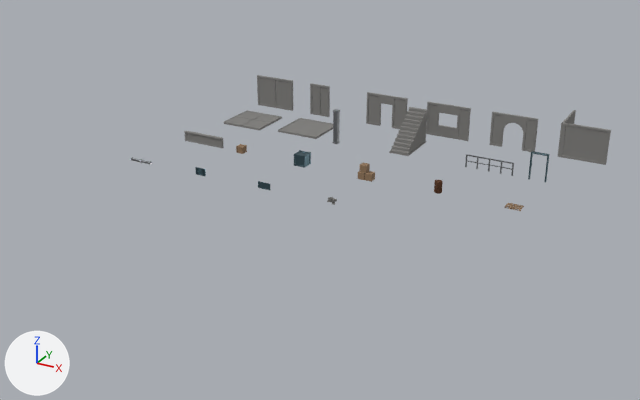
An edit to the Blender file source/ModKit.blend, drawn before and after from the same camera.
One viewpoint serves both versions: a camera (50 mm lens) standing at (46.3, -71.3, 26.8) and looking at (15.4, -15.2, -1.3). Every picture has the same lights, and +X, +Y and +Z are marked at lower left. The picture after the commit comes second.

The first picture shows 'SM_Barrel', 'SM_Ceiling_4m', 'SM_Crate_Large', 'SM_Crate_Small', 'SM_Crate_Stack', 'SM_Floor_4m', 'SM_Pallet', 'SM_Pipe_2m', 'SM_Rubble_Pile', 'SM_Sign_Wall', 'SM_Stairs_4m', 'SM_Vent_Wall', 'SM_Wall_Arch_4m', 'SM_Wall_Corner_4m', 'SM_Wall_Doorway_4m', 'SM_Wall_Half_2m', 'SM_Wall_Straight_4m', 'SM_Wall_Window_4m' and 4 more.
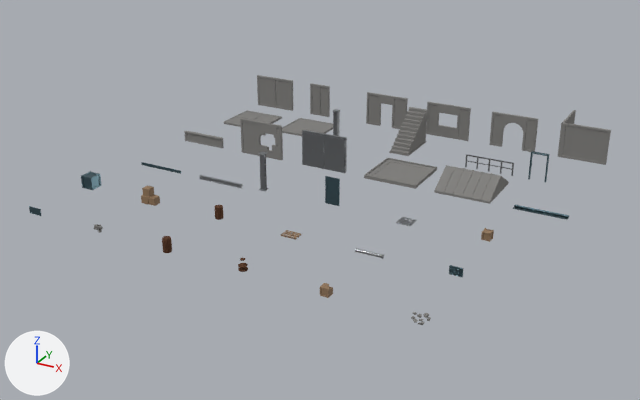
Boxes (x1, y1, x2, y2) around the edits, measured in the pictures (640 x 400 px):
'SM_Roof_Pitched_4m', added
    after: (434, 165, 509, 204)
'SM_Wall_Reinforced_4m', added
    after: (302, 130, 347, 173)
'SM_Roof_Flat_4m', added
    after: (364, 158, 437, 189)
'SM_Wall_Damaged_4m', added
    after: (240, 118, 283, 160)
'SM_Crate_Large', moved
    before: (294, 150, 311, 168)
    after: (81, 171, 101, 190)
'SM_Crate_Stack', moved
    before: (358, 162, 375, 182)
    after: (141, 185, 160, 206)
'SM_Door_Panel', added (cyan)
    after: (325, 176, 340, 206)
'SM_Roof_Ridge_4m', added
    after: (513, 205, 569, 220)
'SM_Support_Column_3m', added
    after: (258, 151, 269, 191)
'SM_Barrel', moved
    before: (434, 180, 443, 194)
    after: (214, 205, 224, 220)
'SM_Crate_Small', moved
    before: (236, 144, 247, 154)
    after: (481, 228, 494, 242)
'SM_Vent_Wall', moved
    before: (195, 167, 206, 176)
    after: (449, 265, 464, 277)
'SM_Pallet', moved
    before: (505, 203, 524, 211)
    after: (281, 230, 302, 240)
'SM_Beam_4m', added
    after: (200, 175, 243, 189)
'SM_Pipe_2m', moved
    before: (131, 157, 152, 165)
    after: (355, 248, 384, 259)
'SM_Sign_Wall', moved
    before: (258, 181, 270, 190)
    after: (29, 206, 41, 216)
'SM_Crate_Broken', added
    after: (320, 283, 333, 298)
'SM_Barrel_Open', added
    after: (162, 236, 172, 253)
'SM_Floor_Hatch', added
    after: (396, 217, 417, 226)
'SM_Roof_Trim_4m', added
    after: (142, 162, 181, 174)
'SM_Debris_Scatter', added
    after: (411, 312, 431, 325)
'SM_Rubble_Pile', moved
    before: (327, 197, 337, 205)
    after: (94, 224, 103, 233)
'SM_Barrel_Dented', added
    after: (238, 258, 248, 272)

What changed in the scene script:
```text
Change ob_sm_crate_small:
    ob_sm_crate_small.location: (6.0, -12.0, 0.0) -> (30.0, -18.0, 0.0)
Change ob_sm_crate_large:
    ob_sm_crate_large.location: (12.0, -12.0, 0.0) -> (0.0, -24.0, 0.0)
Change ob_sm_crate_stack:
    ob_sm_crate_stack.location: (18.0, -12.0, 0.0) -> (6.0, -24.0, 0.0)
Change ob_sm_barrel:
    ob_sm_barrel.location: (24.0, -12.0, 0.0) -> (12.0, -24.0, 0.0)
Change ob_sm_pallet:
    ob_sm_pallet.location: (30.0, -12.0, 0.0) -> (18.0, -24.0, 0.0)
Change ob_sm_pipe_2m:
    ob_sm_pipe_2m.location: (0.0, -18.0, 0.0) -> (24.0, -24.0, 0.0)
Change ob_sm_vent_wall:
    ob_sm_vent_wall.location: (6.0, -18.0, 0.0) -> (30.0, -24.0, 0.0)
Change ob_sm_sign_wall:
    ob_sm_sign_wall.location: (12.0, -18.0, 0.0) -> (0.0, -30.0, 0.0)
Change ob_sm_rubble_pile:
    ob_sm_rubble_pile.location: (18.0, -18.0, 0.0) -> (6.0, -30.0, 0.0)
Add ob_sm_floor_hatch:
    ob_sm_floor_hatch = bpy.data.objects.new('SM_Floor_Hatch', me_sm_floor_hatch)  # 504 vertices, 460 faces; spans x -0.55..0.55, y -0.55..0.55, z -0.07..0.02; in mat_m_steel (grey #979a9e)
    ob_sm_floor_hatch.location = (24.0, -18.0, 0.0)
Add ob_sm_door_panel:
    ob_sm_door_panel = bpy.data.objects.new('SM_Door_Panel', me_sm_door_panel)  # 562 vertices, 515 faces; spans x -0.6..0.58, y -0.05..0.05, z 0.0..2.17; in mat_m_paintedmetal (cyan #5c767f)
    ob_sm_door_panel.location = (18.0, -18.0, 0.0)
Add ob_sm_support_column_3m:
    ob_sm_support_column_3m = bpy.data.objects.new('SM_Support_Column_3m', me_sm_support_column_3m)  # 952 vertices, 826 faces; spans x -0.28..0.28, y -0.28..0.28, z 0.0..3.0; in mat_m_steel (grey #979a9e)
    ob_sm_support_column_3m.location = (12.0, -18.0, 0.0)
Add ob_sm_beam_4m:
    ob_sm_beam_4m = bpy.data.objects.new('SM_Beam_4m', me_sm_beam_4m)  # 342 vertices, 293 faces; spans x 0.0..4.0, y -0.1..0.1, z -0.32..0.02; in mat_m_steel (grey #979a9e)
    ob_sm_beam_4m.location = (6.0, -18.0, 0.0)
Add ob_sm_roof_trim_4m:
    ob_sm_roof_trim_4m = bpy.data.objects.new('SM_Roof_Trim_4m', me_sm_roof_trim_4m)  # 568 vertices, 506 faces; spans x 0.0..4.0, y 0.0..0.16, z -0.26..0.0; in mat_m_paintedmetal (cyan #5c767f)
    ob_sm_roof_trim_4m.location = (0.0, -18.0, 0.0)
Add ob_sm_roof_ridge_4m:
    ob_sm_roof_ridge_4m = bpy.data.objects.new('SM_Roof_Ridge_4m', me_sm_roof_ridge_4m)  # 130 vertices, 128 faces; spans x 0.0..4.0, y -0.26..0.26, z -0.01..0.17; in mat_m_paintedmetal (cyan #5c767f)
    ob_sm_roof_ridge_4m.location = (30.0, -12.0, 0.0)
Add ob_sm_roof_pitched_4m:
    ob_sm_roof_pitched_4m = bpy.data.objects.new('SM_Roof_Pitched_4m', me_sm_roof_pitched_4m)  # 695 vertices, 625 faces; spans x -0.22..4.22, y -0.22..4.22, z 0.0..1.53; in mat_m_concrete (grey #807f7c)
    ob_sm_roof_pitched_4m.location = (24.0, -12.0, 0.0)
Add ob_sm_roof_flat_4m:
    ob_sm_roof_flat_4m = bpy.data.objects.new('SM_Roof_Flat_4m', me_sm_roof_flat_4m)  # 238 vertices, 216 faces; spans x -0.22..4.22, y -0.22..4.22, z 0.0..0.28; in mat_m_concrete (grey #807f7c)
    ob_sm_roof_flat_4m.location = (18.0, -12.0, 0.0)
Add ob_sm_debris_scatter:
    ob_sm_debris_scatter = bpy.data.objects.new('SM_Debris_Scatter', me_sm_debris_scatter)  # 704 vertices, 659 faces; spans x -0.532..0.667, y -0.532..0.676, z 0.0..0.178; in mat_m_concrete (grey #807f7c)
    ob_sm_debris_scatter.location = (30.0, -30.0, 0.0)
Add ob_sm_crate_broken:
    ob_sm_crate_broken = bpy.data.objects.new('SM_Crate_Broken', me_sm_crate_broken)  # 567 vertices, 510 faces; spans x -0.3..0.3, y -0.3..0.3, z 0.0..0.6; in mat_m_wood (brown #907458)
    ob_sm_crate_broken.location = (24.0, -30.0, 0.0)
Add ob_sm_barrel_dented:
    ob_sm_barrel_dented = bpy.data.objects.new('SM_Barrel_Dented', me_sm_barrel_dented)  # 722 vertices, 617 faces; spans x -0.313..0.313, y -0.313..0.313, z 0.172..0.935; in mat_m_rustediron (brown #795642)
    ob_sm_barrel_dented.location = (18.0, -30.0, 0.0)
Add ob_sm_barrel_open:
    ob_sm_barrel_open = bpy.data.objects.new('SM_Barrel_Open', me_sm_barrel_open)  # 1536 vertices, 1296 faces; spans x -0.313..0.313, y -0.313..0.313, z 0.0..1.01; in mat_m_rustediron (brown #795642)
    ob_sm_barrel_open.location = (12.0, -30.0, 0.0)
Add ob_sm_wall_reinforced_4m:
    ob_sm_wall_reinforced_4m = bpy.data.objects.new('SM_Wall_Reinforced_4m', me_sm_wall_reinforced_4m)  # 1427 vertices, 1288 faces; spans x 0.0..4.0, y -0.1..0.2, z 0.0..3.0; in mat_m_steel (grey #979a9e)
    ob_sm_wall_reinforced_4m.location = (12.0, -12.0, 0.0)
Add ob_sm_wall_damaged_4m:
    ob_sm_wall_damaged_4m = bpy.data.objects.new('SM_Wall_Damaged_4m', me_sm_wall_damaged_4m)  # 879 vertices, 784 faces; spans x 0.0..4.0, y 0.0..0.2, z 0.0..3.0; in mat_m_concrete (grey #807f7c)
    ob_sm_wall_damaged_4m.location = (6.0, -12.0, 0.0)
```
